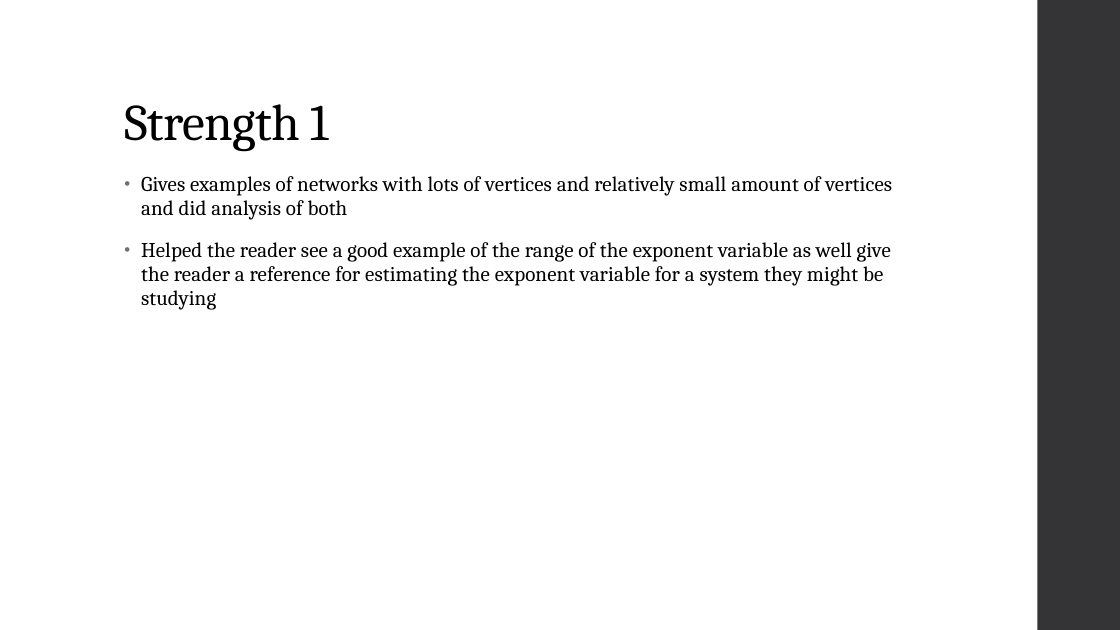
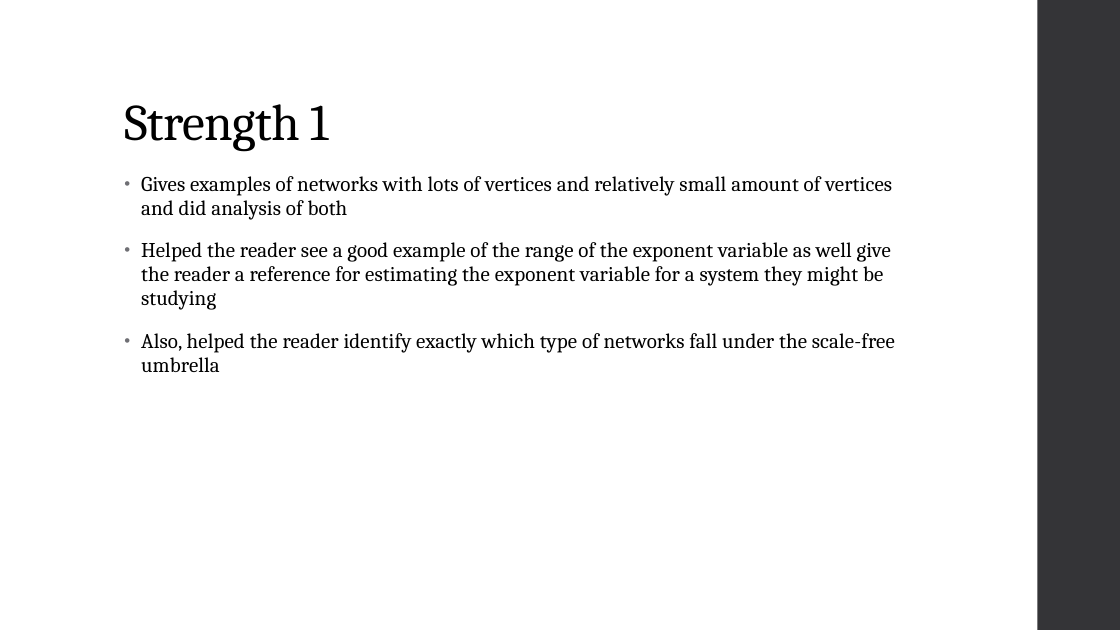
Before and after one commit to JefreyHildebrandt/UCF-Schoolwork, a slide deck: slide 14 of CAP6675 - Complex Adaptive Systems/EmergenceOfScalingPresentation/PresentationDraft2.pptx (slide 17 before the commit). Drawn at 1120x630 pixels with LibreOffice and Linux fonts; fonts in the diff are those of the drawing. Boxes give left, top, right and bottom in pixels: in the first picture for what was removed or moved away, otherwise in the second. Text is boxed around its words. In the diff, an @@ line names an element or a change of style, - is before the commit and + after.

```diff
--- a/CAP6675 - Complex Adaptive Systems/EmergenceOfScalingPresentation/PresentationDraft2.pptx
+++ b/CAP6675 - Complex Adaptive Systems/EmergenceOfScalingPresentation/PresentationDraft2.pptx
@@ text at box(141, 333, 895, 372): paragraph added @@
+• Also, helped the reader identify exactly which type of networks fall under the scale-free umbrella
```
Also in this commit, not shown: 11 other slides changed, 3 slides added, 5 slides removed, 1 other file.
